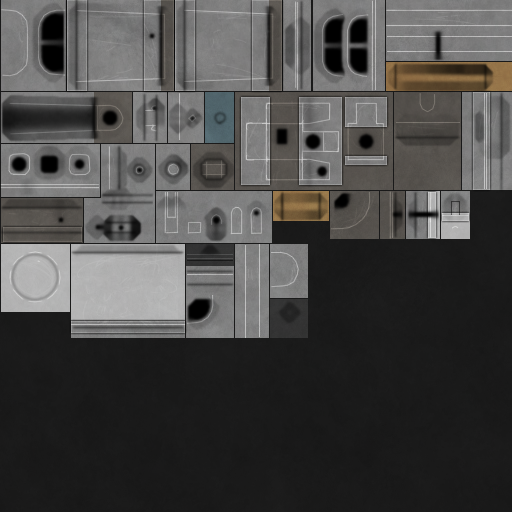
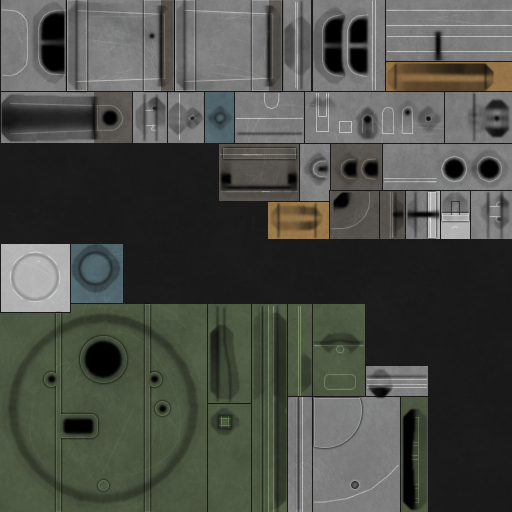
Two versions of the same layered image (512x512). Layer-by-layer changes:
painted on "a" over (x1=0, y1=1, x2=512, y2=512)
painted on "l1" over (x1=0, y1=90, x2=506, y2=512)
painted on "h4" over (x1=241, y1=102, x2=339, y2=193)
painted on "h3" over (x1=0, y1=92, x2=503, y2=512)
added group "b" (1st of 4) (overlay, 40%) with 2 layers above "gr1" over (x1=260, y1=305, x2=301, y2=512)
added layer "b" (2nd of 4, in "b") in group "b" over (x1=262, y1=306, x2=299, y2=512)
added layer "b hg" (50%) in group "b" over (x1=260, y1=305, x2=301, y2=512)
added layer "gr1" (20%) above "we" over (x1=69, y1=298, x2=304, y2=512)
painted on "we" (1st of 2) over (x1=312, y1=397, x2=400, y2=512)
painted on "gr2" over (x1=29, y1=173, x2=263, y2=476)
painted on "b" (3rd of 4) over (x1=0, y1=92, x2=512, y2=512)
